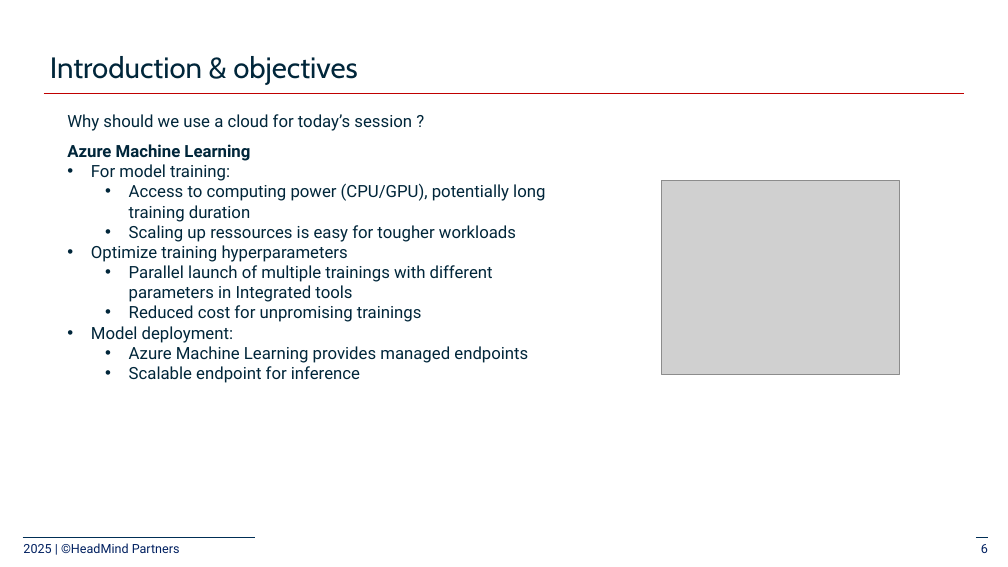
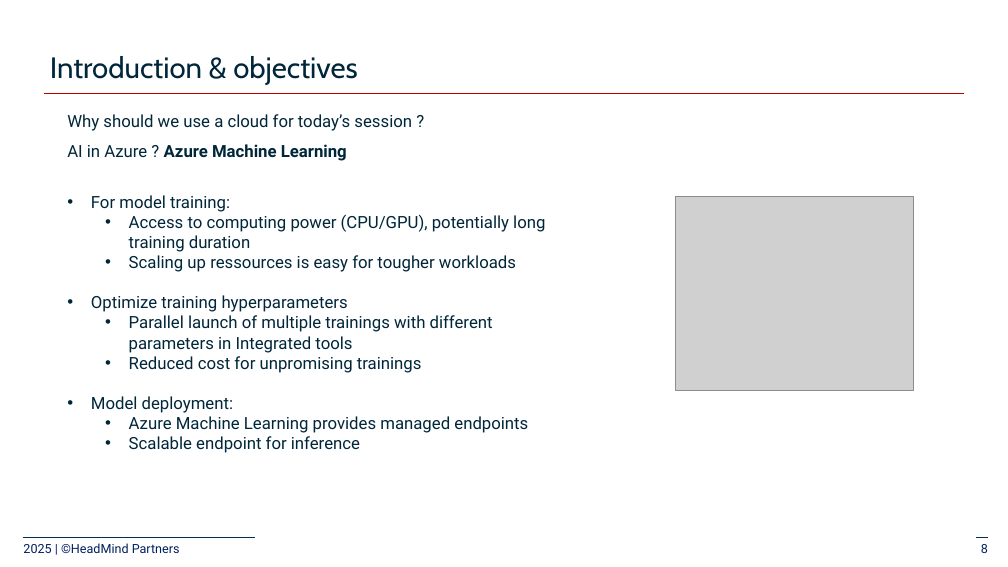
Before and after one commit to ncabourdin/mlops_ENSTA, a slide deck: slide 8 of slides/2_deploy-model_azure/2-Train and deploy ML models.pptx (slide 6 before the commit). Drawn at 1008x567 pixels with LibreOffice and Linux fonts; fonts in the diff are those of the drawing; grey boxes stand for pictures. Boxes give left, top, right and bottom in pixels: in the first picture for what was removed or moved away, otherwise in the second. Text is boxed around its words. In the diff, an @@ line names an element or a change of style, - is before the commit and + after.

```diff
--- a/slides/2_deploy-model_azure/2-Train and deploy ML models.pptx
+++ b/slides/2_deploy-model_azure/2-Train and deploy ML models.pptx
@@ text at <box>67,144,347,161</box>: text changed @@
-Azure Machine Learning
+AI in Azure ? Azure Machine Learning
@@ picture: place and size @@
-picture at <box>662,181,900,374</box>
+picture at <box>676,197,914,390</box>
```
Also in this commit, not shown: 2 other slides changed, 2 slides added.
